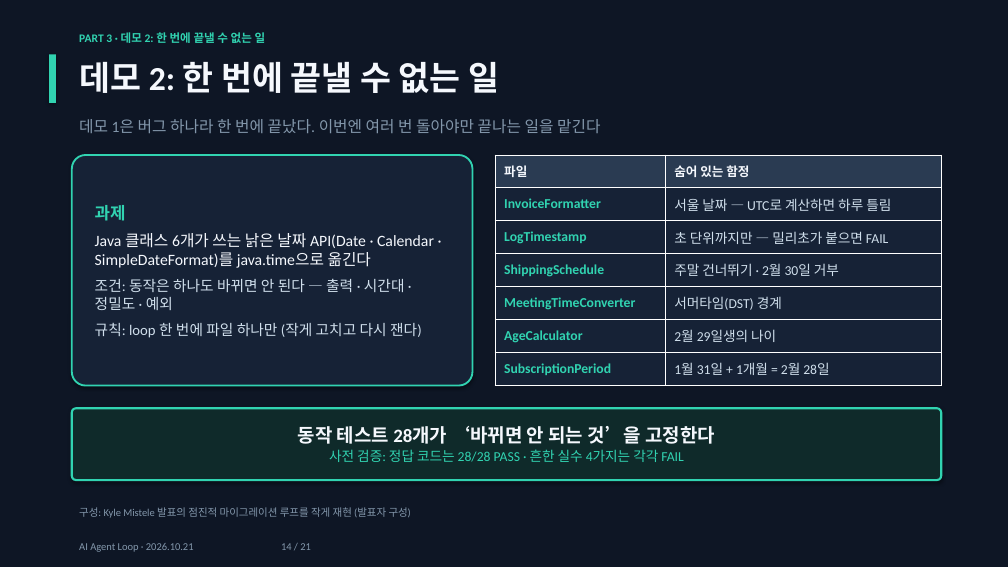
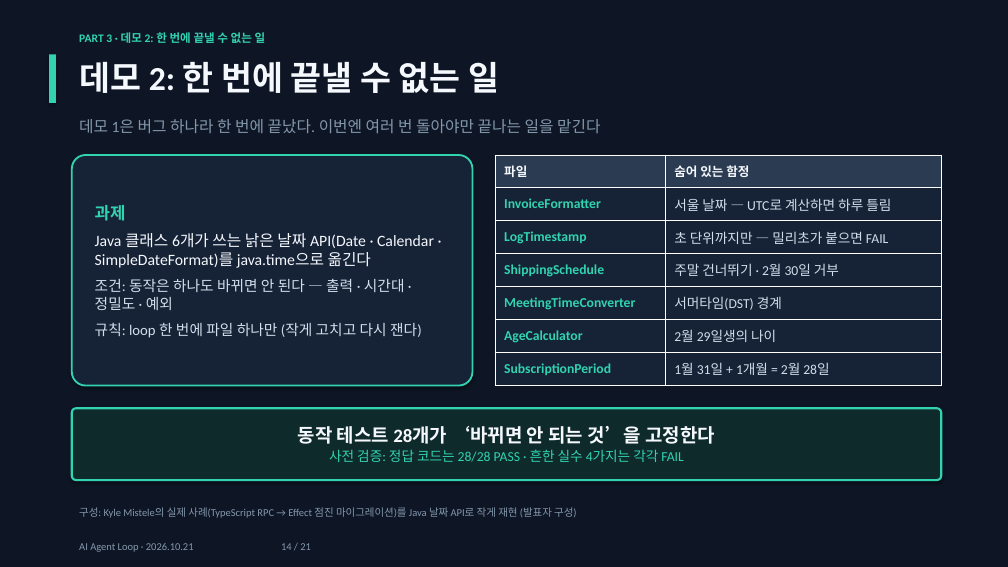
Before and after one commit to jaewon-i/kiro-agent-loop-demo, a slide deck: slide 14 of docs/AI_Agent_Loop.pptx. Drawn at 1008x567 pixels with LibreOffice and Linux fonts; fonts in the diff are those of the drawing. Boxes give left, top, right and bottom in pixels: in the first picture for what was removed or moved away, otherwise in the second. Text is boxed around its words. In the diff, an @@ line names an element or a change of style, - is before the commit and + after.

```diff
--- a/docs/AI_Agent_Loop.pptx
+++ b/docs/AI_Agent_Loop.pptx
@@ text at [79, 507, 576, 518]: text changed @@
-구성: Kyle Mistele 발표의 점진적 마이그레이션 루프를 작게 재현 (발표자 구성)
+구성: Kyle Mistele의 실제 사례(TypeScript RPC → Effect 점진 마이그레이션)를 Java 날짜 API로 작게 재현 (발표자 구성)
```
